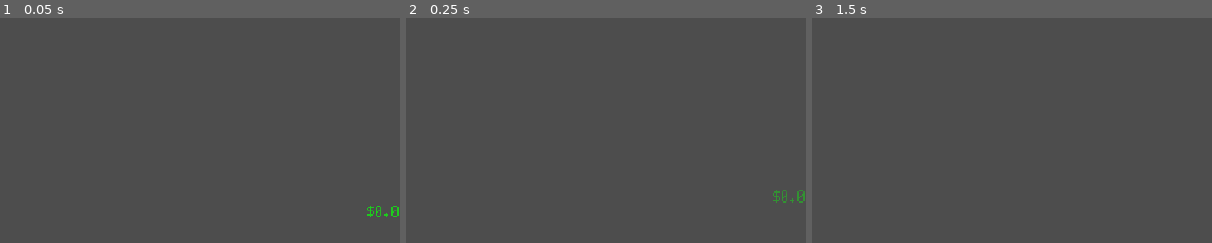
Above: before the commit, frames 1-3 (left to right).
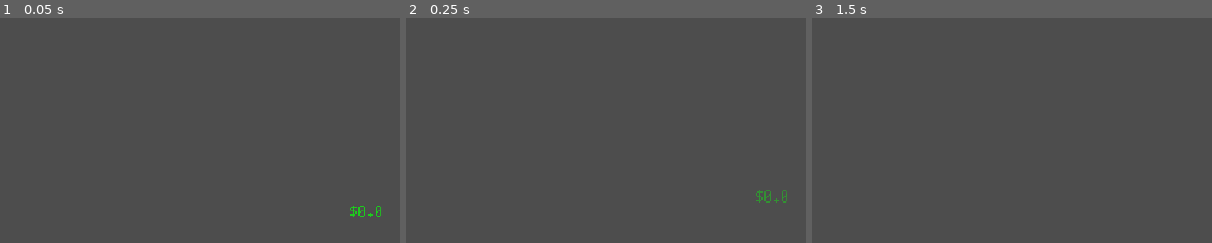
Above: after the commit, the same moments.

Repository: RafaeloxMC/super-taxi-sim
Game: Godot game, scene res://scenes/money_changed.tscn
Two runs of this game, one before a commit and one after it. Both use one fixed random seed, a clock stepped at 60 frames per second and the inputs below. This scene is started directly instead of the project's main scene. A sky picture missing from this copy of the repository is replaced by a grey-blue gradient.
Inputs:
- Up to frame 1 (0.05 s): no input
- Up to frame 2 (0.25 s): no input
- Up to frame 3 (1.5 s): tap Enter at 0.5 s; hold D (steer_right) 0.53-1.28 s; tap Alt at 0.6 s; tap Space at 1.25 s; hold S (brake) from 1.28 s (still down); tap Shift at 1.35 s
The pictures show only the part of the screen within x 50-100%, y 50-100%; the shares and areas given below are measured in that part.

The runs differ from the first frame. In frame 1, 0.2% of the frame differs, in the area x 87-100%, y 83-89%; in frame 2, 0.2%, in the area x 87-100%, y 76-83%; in frame 3, nothing differs.

Commit message:
Fixed addition / subtraction display

Diff:
--- a/scenes/money_changed.tscn
+++ b/scenes/money_changed.tscn
@@ -2,6 +2,33 @@
 
 [ext_resource type="Script" uid="uid://bsxv3sjf3giyh" path="res://scripts/money_changed.gd" id="1_qs3ak"]
 [ext_resource type="Theme" uid="uid://nfbuw1d6mf3f" path="res://assets/themes/ui.tres" id="2_0cc7e"]
+
+[sub_resource type="Animation" id="Animation_0cc7e"]
+length = 0.001
+tracks/0/type = "value"
+tracks/0/imported = false
+tracks/0/enabled = true
+tracks/0/path = NodePath("Money:position")
+tracks/0/interp = 1
+tracks/0/loop_wrap = true
+tracks/0/keys = {
+"times": PackedFloat32Array(0),
+"transitions": PackedFloat32Array(1),
+"update": 0,
+"values": [Vector2(1080, 594)]
+}
+tracks/1/type = "value"
+tracks/1/imported = false
+tracks/1/enabled = true
+tracks/1/path = NodePath("Money:modulate")
+tracks/1/interp = 1
+tracks/1/loop_wrap = true
+tracks/1/keys = {
+"times": PackedFloat32Array(0),
+"transitions": PackedFloat32Array(1),
+"update": 0,
+"values": [Color(1, 1, 1, 1)]
+}
 
 [sub_resource type="Animation" id="Animation_qs3ak"]
 resource_name = "fade"
@@ -16,7 +43,7 @@
 "times": PackedFloat32Array(0, 0.5),
 "transitions": PackedFloat32Array(1, 1),
 "update": 0,
-"values": [Vector2(1080, 594), Vector2(1080, 542)]
+"values": [Vector2(1056, 594), Vector2(1056, 542)]
 }
 tracks/1/type = "value"
 tracks/1/imported = false
@@ -43,33 +70,6 @@
 "args": [],
 "method": &"queue_free"
 }]
-}
-
-[sub_resource type="Animation" id="Animation_0cc7e"]
-length = 0.001
-tracks/0/type = "value"
-tracks/0/imported = false
-tracks/0/enabled = true
-tracks/0/path = NodePath("Money:position")
-tracks/0/interp = 1
-tracks/0/loop_wrap = true
-tracks/0/keys = {
-"times": PackedFloat32Array(0),
-"transitions": PackedFloat32Array(1),
-"update": 0,
-"values": [Vector2(1080, 594)]
-}
-tracks/1/type = "value"
-tracks/1/imported = false
-tracks/1/enabled = true
-tracks/1/path = NodePath("Money:modulate")
-tracks/1/interp = 1
-tracks/1/loop_wrap = true
-tracks/1/keys = {
-"times": PackedFloat32Array(0),
-"transitions": PackedFloat32Array(1),
-"update": 0,
-"values": [Color(1, 1, 1, 1)]
 }
 
 [sub_resource type="AnimationLibrary" id="AnimationLibrary_415u6"]
--- a/scripts/game_manager.gd
+++ b/scripts/game_manager.gd
@@ -20,9 +20,12 @@
 func _process(_delta: float) -> void:
 	pass
 
-func speed_trap_handler(speed: float, max_allowed: float):
+func speed_trap_handler(_speed: float, max_allowed: float):
 	var delta = speed - max_allowed
-	money_updated.emit(money, money - (speed_trap_fine_base * (delta / 1.5)))
+	var cash = money
+	print("emitting with old: " + str(cash))
+	print("emitting with new: " + str(cash - (speed_trap_fine_base * (delta / 1.5))))
+	money_updated.emit(cash, cash - (speed_trap_fine_base * (delta / 1.5)))
 
 func money_update(before: float, new: float):
 	money = new
--- a/scripts/ingame_ui.gd
+++ b/scripts/ingame_ui.gd
@@ -16,7 +16,10 @@
 func money_update(old: float, new: float) -> void:
 	var node = money_changed.instantiate()
 	money.add_sibling(node)
+	print("old: " + str(old))
+	print("new: " + str(new))
 	node.amount = new - old
+	print("node amount: " + str(node.amount))
 	node.tick()
 
 # Called every frame. 'delta' is the elapsed time since the previous frame.
